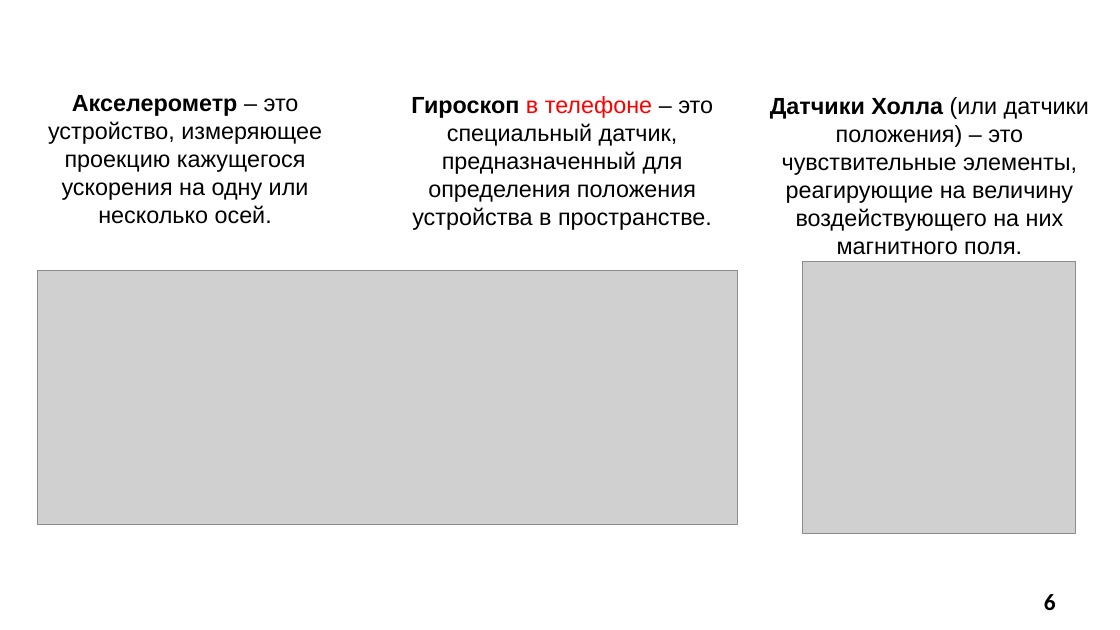
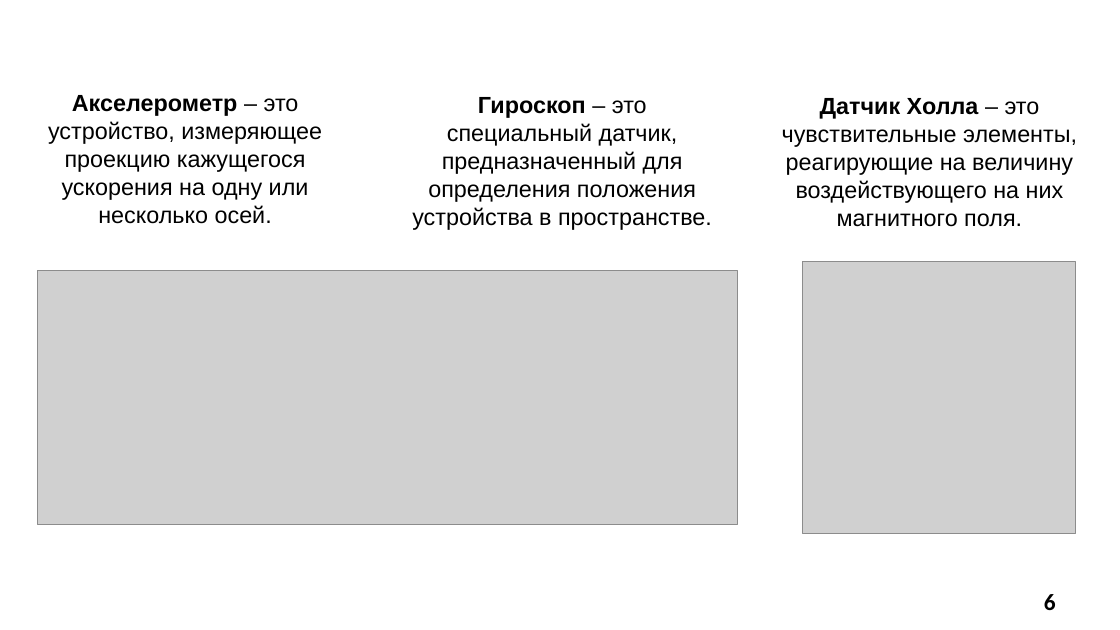
Before and after one commit to SonicRun/DiplomMaga, a slide deck: slide 6 of Mavlyutov_V_D_prezentatsia.pptx. Drawn at 1120x630 pixels with LibreOffice and Linux fonts; fonts in the diff are those of the drawing; grey boxes stand for pictures; background and template pictures are left out. Boxes give left, top, right and bottom in pixels: in the first picture for what was removed or moved away, otherwise in the second. Text is boxed around its words. In the diff, an @@ line names an element or a change of style, - is before the commit and + after.

```diff
--- a/Mavlyutov_V_D_prezentatsia.pptx
+++ b/Mavlyutov_V_D_prezentatsia.pptx
@@ text at (412,97,712,230): text changed @@
-Гироскоп в телефоне – это специальный датчик, предназначенный для определения положения устройства в пространстве.
+Гироскоп – это специальный датчик, предназначенный для определения положения устройства в пространстве.
@@ text at (782,98,1077,227): text changed @@
-Датчики Холла (или датчики положения) – это чувствительные элементы, реагирующие на величину воздействующего на них магнитного поля.
+Датчик Холла – это чувствительные элементы, реагирующие на величину воздействующего на них магнитного поля.
```
Also in this commit, not shown: 4 other slides changed, 5 slides added, 3 slides removed, 1 other file.
